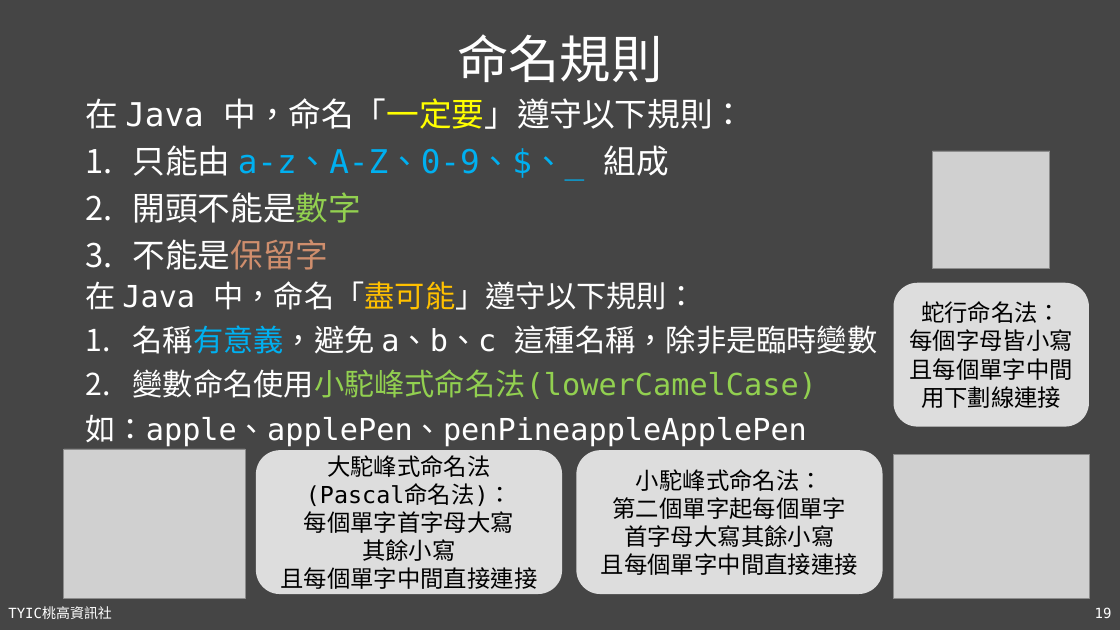
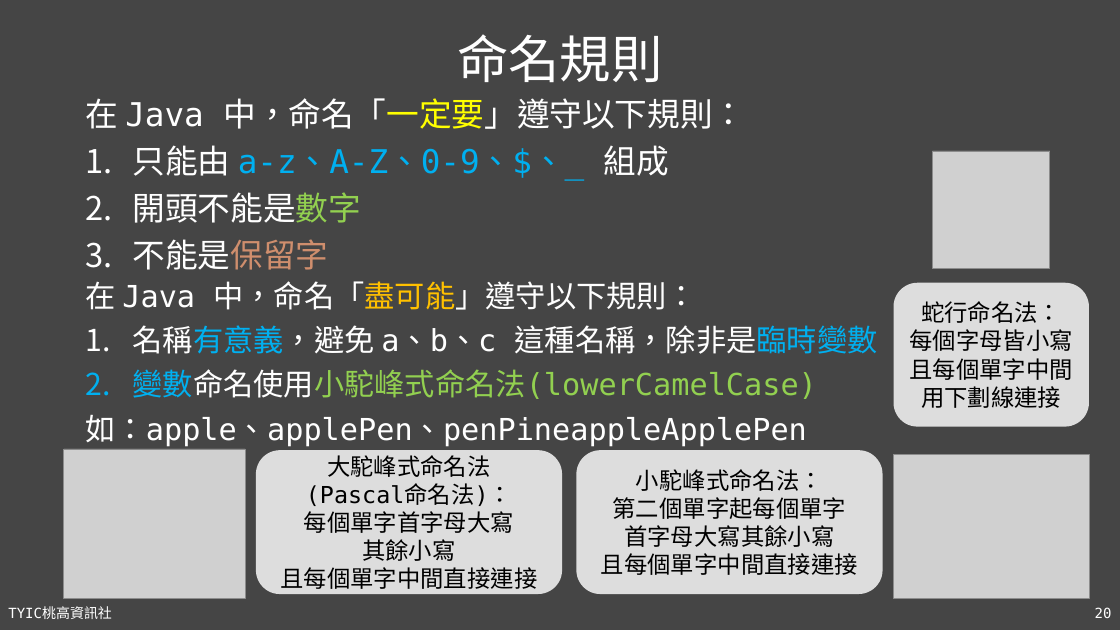
Before and after one commit to TYSHIC/slides, a slide deck: slide 20 of powerpoint/04_初探Java.pptx (slide 19 before the commit). Drawn at 1120x630 pixels with LibreOffice and Linux fonts; fonts in the diff are those of the drawing; grey boxes stand for pictures. Boxes give left, top, right and bottom in pixels: in the first picture for what was removed or moved away, otherwise in the second. Text is boxed around its words. In the diff, an @@ line names an element or a change of style, - is before the commit and + after.

```diff
--- a/powerpoint/04_初探Java.pptx
+++ b/powerpoint/04_初探Java.pptx
@@ text at [133, 325, 878, 399]: text colour #FFFFFF to #00B0F0 in "這種名稱，除非是臨時變數", "變數命名使用小駝峰式命名法(lowerCamelCase)" @@
@@ page number at [1095, 607, 1112, 618]: text changed @@
-19
+20
```
Also in this commit, not shown: 5 other slides changed, 1 slide added, 14 other files.
